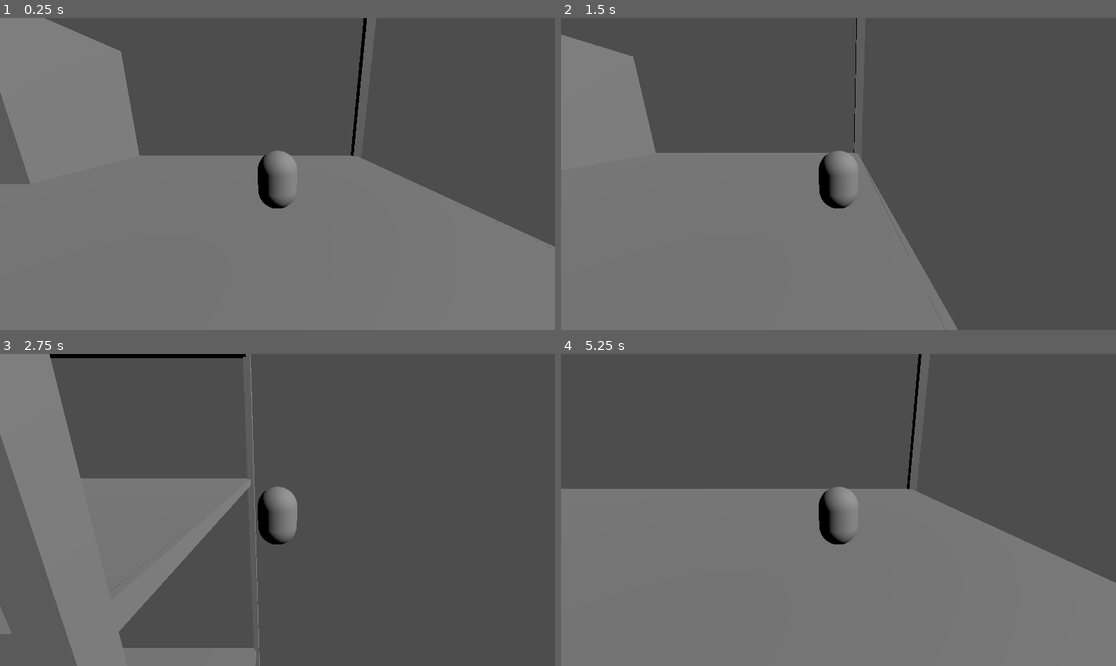
Above: before the commit, frames 1-4 (two rows, left to right).
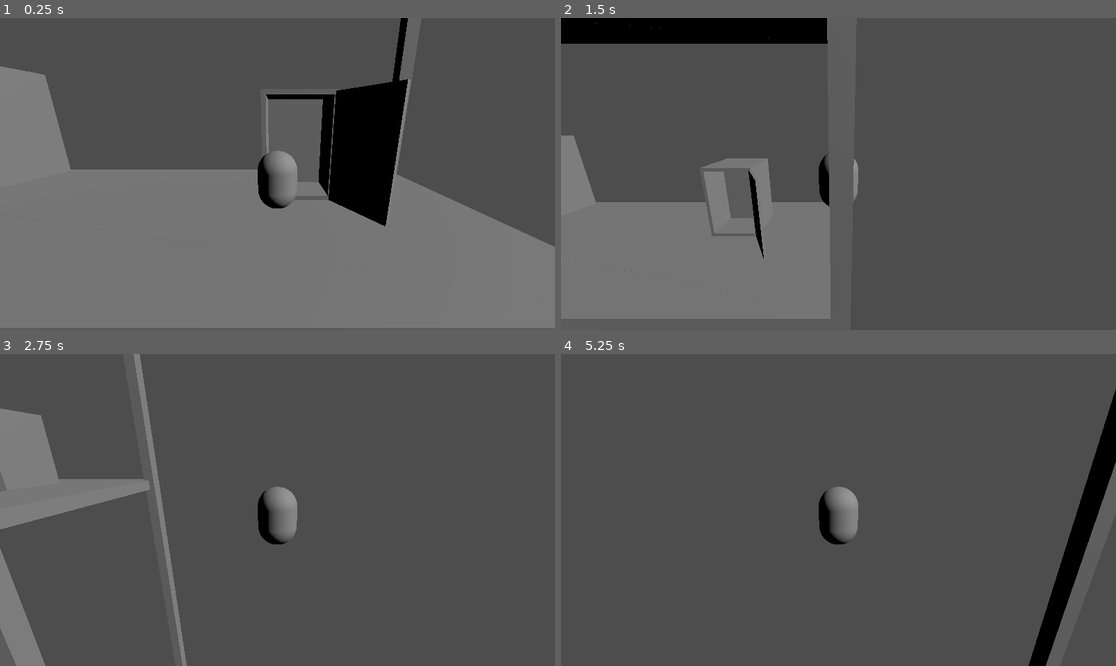
Above: after the commit, the same moments.

Repository: torinjmaguire/freeHugs
Game: Godot game, scene res://Scenes/Main.tscn
The game is run twice, just before and just after one commit, with the same random seed, the same clock (stepped at 60 frames per second) and the same inputs.
Inputs:
- Up to frame 1 (0.25 s): no input
- Up to frame 2 (1.5 s): tap Enter (ui_accept) at 0.5, 0.6, 0.77, 1.07, 1.35 s; hold D (move_right) 0.53-1.28 s; hold S (move_backwards) from 1.28 s (still down)
- Up to frame 3 (2.75 s): tap Enter (ui_accept) at 1.52, 1.82, 2.1 s; release S (move_backwards) at 2.03 s; hold D (move_right) from 2.03 s (still down)
- Up to frame 4 (5.25 s): release D (move_right) at 2.78 s; hold W (move_forward) 2.78-3.53 s; tap Enter (ui_accept) at 2.85, 3.02, 3.32, 3.6, 3.77, 4.07, 4.35, 4.52, 4.82, 5.1 s; hold A (move_left) 3.53-5.03 s; hold S (move_backwards) from 5.03 s (still down)

The runs differ from the first frame. In frame 1, 16% of the frame differs, in the area x 0-100%, y 0-100%; in frame 2, 24%; in frame 3, 19%; in frame 4, 52%.

Commit message:
0.3
Add top layer objects
Thin shelf

Diff:
--- a/Scenes/box.tscn
+++ /dev/null
@@ -1,13 +0,0 @@
-[gd_scene load_steps=3 format=3 uid="uid://b682qra4u6fph"]
-
-[sub_resource type="BoxShape3D" id="BoxShape3D_xm02q"]
-
-[sub_resource type="BoxMesh" id="BoxMesh_svypq"]
-
-[node name="Box" type="StaticBody3D"]
-
-[node name="CollisionShape3D" type="CollisionShape3D" parent="."]
-shape = SubResource("BoxShape3D_xm02q")
-
-[node name="MeshInstance3D" type="MeshInstance3D" parent="."]
-mesh = SubResource("BoxMesh_svypq")
--- a/Scenes/rectangle.tscn
+++ /dev/null
@@ -1,17 +0,0 @@
-[gd_scene load_steps=3 format=3 uid="uid://b0hfc4fuwslcl"]
-
-[sub_resource type="BoxShape3D" id="BoxShape3D_rmu0o"]
-size = Vector3(1, 2, 1)
-
-[sub_resource type="BoxMesh" id="BoxMesh_pkodn"]
-size = Vector3(1, 2, 1)
-
-[node name="Rectangle" type="StaticBody3D"]
-transform = Transform3D(6, 0, 0, 0, 6, 0, 0, 0, 6, 0, 0, 0)
-
-[node name="CollisionShape3D" type="CollisionShape3D" parent="."]
-shape = SubResource("BoxShape3D_rmu0o")
-
-[node name="MeshInstance3D" type="MeshInstance3D" parent="."]
-mesh = SubResource("BoxMesh_pkodn")
-skeleton = NodePath("../CollisionShape3D")
--- a/Scenes/tall_rectangle.tscn
+++ /dev/null
@@ -1,15 +0,0 @@
-[gd_scene load_steps=3 format=3 uid="uid://bny708kter66w"]
-
-[sub_resource type="BoxMesh" id="BoxMesh_u7yp6"]
-size = Vector3(1, 3, 1)
-
-[sub_resource type="BoxShape3D" id="BoxShape3D_xgqhy"]
-size = Vector3(1, 3, 1)
-
-[node name="Tall Rectangle" type="StaticBody3D"]
-
-[node name="MeshInstance3D" type="MeshInstance3D" parent="."]
-mesh = SubResource("BoxMesh_u7yp6")
-
-[node name="CollisionShape3D" type="CollisionShape3D" parent="."]
-shape = SubResource("BoxShape3D_xgqhy")
--- a/Scenes/warehouse_1.tscn
+++ b/Scenes/warehouse_1.tscn
@@ -1,14 +1,30 @@
-[gd_scene load_steps=6 format=3 uid="uid://cm510ym0spcda"]
+[gd_scene load_steps=10 format=3 uid="uid://cm510ym0spcda"]
 
-[ext_resource type="PackedScene" uid="uid://b682qra4u6fph" path="res://Scenes/box.tscn" id="1_b35a0"]
-[ext_resource type="PackedScene" uid="uid://bny708kter66w" path="res://Scenes/tall_rectangle.tscn" id="2_6m36p"]
-[ext_resource type="PackedScene" uid="uid://b0hfc4fuwslcl" path="res://Scenes/rectangle.tscn" id="2_mhqo1"]
+[ext_resource type="Script" path="res://Scripts/SweepPivot.gd" id="4_mgqfg"]
+
+[sub_resource type="CylinderShape3D" id="CylinderShape3D_1p34l"]
+height = 10.0
 
 [sub_resource type="CylinderMesh" id="CylinderMesh_i8r75"]
 height = 10.0
 
-[sub_resource type="CylinderShape3D" id="CylinderShape3D_1p34l"]
-height = 10.0
+[sub_resource type="BoxShape3D" id="BoxShape3D_bwx1c"]
+size = Vector3(8, 8, 8)
+
+[sub_resource type="BoxMesh" id="BoxMesh_m48u4"]
+size = Vector3(8, 8, 8)
+
+[sub_resource type="BoxShape3D" id="BoxShape3D_116in"]
+size = Vector3(2, 2, 2)
+
+[sub_resource type="BoxMesh" id="BoxMesh_s5gh8"]
+size = Vector3(2, 2, 2)
+
+[sub_resource type="BoxMesh" id="BoxMesh_4cbl4"]
+size = Vector3(2, 4, 2)
+
+[sub_resource type="BoxShape3D" id="BoxShape3D_lnsgn"]
+size = Vector3(2, 4, 2)
 
 [node name="Warehouse 1" type="Node3D"]
 transform = Transform3D(1, 0, 0, 0, 1, 0, 0, 0, 1, 0, 0, 15)
@@ -18,82 +34,125 @@
 use_collision = true
 
 [node name="Leg 3" type="CSGBox3D" parent="Shelves"]
-transform = Transform3D(1, 0, 0, 0, 1, 0, 0, 0, 1, 0, 50, 0)
+transform = Transform3D(1, 0, 0, 0, 1, 0, 0, 0, 1, 0, 50, 8)
 size = Vector3(1, 100, 1)
 
 [node name="Leg 4" type="CSGBox3D" parent="Shelves"]
-transform = Transform3D(1, 0, 0, 0, 1, 0, 0, 0, 1, 60, 50, 0)
+transform = Transform3D(1, 0, 0, 0, 1, 0, 0, 0, 1, 60, 50, 8)
 size = Vector3(1, 100, 1)
 
 [node name="Leg 5" type="CSGBox3D" parent="Shelves"]
-transform = Transform3D(1, 0, 0, 0, 1, 0, 0, 0, 1, 60, 50, 30)
+transform = Transform3D(1, 0, 0, 0, 1, 0, 0, 0, 1, 60, 50, 22)
 size = Vector3(1, 100, 1)
 
 [node name="Leg 6" type="CSGBox3D" parent="Shelves"]
-transform = Transform3D(1, 0, 0, 0, 1, 0, 0, 0, 1, 0, 50, 30)
+transform = Transform3D(1, 0, 0, 0, 1, 0, 0, 0, 1, 0, 50, 22)
 size = Vector3(1, 100, 1)
 
 [node name="Leg 2" type="CSGBox3D" parent="Shelves"]
-transform = Transform3D(1, 0, 0, 0, 1, 0, 0, 0, 1, -60, 50, 0)
+transform = Transform3D(1, 0, 0, 0, 1, 0, 0, 0, 1, -60, 50, 8)
 size = Vector3(1, 100, 1)
 
 [node name="Leg 1" type="CSGBox3D" parent="Shelves"]
-transform = Transform3D(1, 0, 0, 0, 1, 0, 0, 0, 1, -60, 50, 30)
+transform = Transform3D(1, 0, 0, 0, 1, 0, 0, 0, 1, -60, 50, 22)
 size = Vector3(1, 100, 1)
 
 [node name="Shelf 1" type="CSGBox3D" parent="Shelves"]
 transform = Transform3D(1, 0, 0, 0, 1, 0, 0, 0, 1, 30, 30, 15)
-size = Vector3(60, 1, 30)
+size = Vector3(60, 1, 15)
 
 [node name="Shelf 3" type="CSGBox3D" parent="Shelves"]
 transform = Transform3D(1, 0, 0, 0, 1, 0, 0, 0, 1, 30, 60, 15)
-size = Vector3(60, 1, 30)
+size = Vector3(60, 1, 15)
 
-[node name="Shelf Top 2" type="CSGBox3D" parent="Shelves"]
-transform = Transform3D(1, 0, 0, 0, 1, 0, 0, 0, 1, 30, 98, 15)
-size = Vector3(60, 1, 30)
-
-[node name="Shelf Top 1" type="CSGBox3D" parent="Shelves"]
-transform = Transform3D(1, 0, 0, 0, 1, 0, 0, 0, 1, -30, 98, 15)
-size = Vector3(60, 1, 30)
+[node name="Shelf Top" type="CSGBox3D" parent="Shelves"]
+transform = Transform3D(1, 0, 0, 0, 1, 0, 0, 0, 1, -5.96007e-07, 98, 15)
+size = Vector3(120, 1, 15)
 
 [node name="Shelf 2" type="CSGBox3D" parent="Shelves"]
 transform = Transform3D(1, 0, 0, 0, 1, 0, 0, 0, 1, -30, 45, 15)
-size = Vector3(60, 1, 30)
+size = Vector3(60, 1, 15)
 
 [node name="Shelf 4" type="CSGBox3D" parent="Shelves"]
 transform = Transform3D(1, 0, 0, 0, 1, 0, 0, 0, 1, -30, 80, 15)
-size = Vector3(60, 1, 30)
+size = Vector3(60, 1, 15)
 
 [node name="DirectionalLight3D" type="DirectionalLight3D" parent="."]
 transform = Transform3D(0.707107, -3.09086e-08, 0.707107, -0.612372, 0.5, 0.612372, -0.353553, -0.866025, 0.353553, 37, 133, 29)
 
-[node name="Box" parent="." instance=ExtResource("1_b35a0")]
-transform = Transform3D(12, 0, 0, 0, 12, 0, 0, 0, 12, 26, 86.5, -24)
+[node name="SweepPivot" type="Marker3D" parent="."]
+transform = Transform3D(1, 0, 0, 0, 1, 0, 0, 0, 1, -31, 98, -15)
+script = ExtResource("4_mgqfg")
 
-[node name="Box2" parent="." instance=ExtResource("1_b35a0")]
-transform = Transform3D(3, 0, 0, 0, 3, 0, 0, 0, 3, 12, 82, -7)
+[node name="Sweeper" type="CharacterBody3D" parent="SweepPivot"]
+transform = Transform3D(-1.74846e-07, 4, 0, -4, -1.74846e-07, 0, 0, 0, 4, 0, -66, 0)
+metadata/_edit_group_ = true
 
-[node name="Box3" parent="." instance=ExtResource("1_b35a0")]
-transform = Transform3D(3, 0, 0, 0, 3, 0, 0, 0, 3, 12, 82, -19)
+[node name="CollisionShape3D" type="CollisionShape3D" parent="SweepPivot/Sweeper"]
+shape = SubResource("CylinderShape3D_1p34l")
 
-[node name="Box4" parent="." instance=ExtResource("1_b35a0")]
-transform = Transform3D(3, 0, 0, 0, 3, 0, 0, 0, 3, 12, 82, -13)
-
-[node name="Tall Rectangle" parent="." instance=ExtResource("2_6m36p")]
-transform = Transform3D(6, 0, 0, 0, 6, 0, 0, 0, 6, -4, 69.5, -26)
-
-[node name="Rectangle" parent="." instance=ExtResource("2_mhqo1")]
-transform = Transform3D(6, 0, 0, 0, 6, 0, 0, 0, 6, -11, 66.5, -24)
-
-[node name="Box5" parent="." instance=ExtResource("1_b35a0")]
-transform = Transform3D(6, 0, 0, 0, 6, 0, 0, 0, 6, -17, 63.5, -22)
-
-[node name="Sweeper" type="RigidBody3D" parent="."]
-transform = Transform3D(-4.37114e-08, 1, 0, -1, -4.37114e-08, 0, 0, 0, 1, -30, 31, -1)
-
-[node name="MeshInstance3D" type="MeshInstance3D" parent="Sweeper"]
+[node name="MeshInstance3D" type="MeshInstance3D" parent="SweepPivot/Sweeper"]
 mesh = SubResource("CylinderMesh_i8r75")
 
-[node name="CollisionShape3D" type="CollisionShape3D" parent="Sweeper"]
-shape = SubResource("CylinderShape3D_1p34l")
+[node name="Static Box" type="StaticBody3D" parent="."]
+transform = Transform3D(1, 0, 0, 0, 1, 0, 0, 0, 1, 27, 84.5, -18)
+
+[node name="CollisionShape3D" type="CollisionShape3D" parent="Static Box"]
+shape = SubResource("BoxShape3D_bwx1c")
+
+[node name="MeshInstance3D" type="MeshInstance3D" parent="Static Box"]
+mesh = SubResource("BoxMesh_m48u4")
+
+[node name="Push Box" type="CharacterBody3D" parent="."]
+transform = Transform3D(1, 0, 0, 0, 1, 0, 0, 0, 1, 8, 81.5, -15)
+
+[node name="CollisionShape3D" type="CollisionShape3D" parent="Push Box"]
+shape = SubResource("BoxShape3D_116in")
+
+[node name="MeshInstance3D" type="MeshInstance3D" parent="Push Box"]
+mesh = SubResource("BoxMesh_s5gh8")
+
+[node name="Push Box2" type="CharacterBody3D" parent="."]
+transform = Transform3D(1, 0, 0, 0, 1, 0, 0, 0, 1, 8, 81.5, -19)
+
+[node name="CollisionShape3D" type="CollisionShape3D" parent="Push Box2"]
+shape = SubResource("BoxShape3D_116in")
+
+[node name="MeshInstance3D" type="MeshInstance3D" parent="Push Box2"]
+mesh = SubResource("BoxMesh_s5gh8")
+
+[node name="Push Box3" type="CharacterBody3D" parent="."]
+transform = Transform3D(1, 0, 0, 0, 1, 0, 0, 0, 1, 8, 81.5, -11)
+
+[node name="CollisionShape3D" type="CollisionShape3D" parent="Push Box3"]
+shape = SubResource("BoxShape3D_116in")
+
+[node name="MeshInstance3D" type="MeshInstance3D" parent="Push Box3"]
+mesh = SubResource("BoxMesh_s5gh8")
+
+[node name="Starting Box" type="CSGCombiner3D" parent="."]
+transform = Transform3D(1, 0, 0, 0, 1, 0, 0, 0, 1, 51, 81, -15)
+use_collision = true
+
+[node name="CSGBox3D" type="CSGBox3D" parent="Starting Box"]
+transform = Transform3D(1, 0, 0, 0, 1, 0, 0, 0, 1, 0, 2.5, -2)
+size = Vector3(4, 6, 4)
+
+[node name="CSGBox3D2" type="CSGBox3D" parent="Starting Box"]
+transform = Transform3D(1, 0, 0, 0, 1, 0, 0, 0, 1, 0, 2.49435, -1.33929)
+operation = 2
+size = Vector3(3.5, 5.5, 2.82141)
+
+[node name="CSGBox3D3" type="CSGBox3D" parent="Starting Box"]
+transform = Transform3D(0.866025, 0, 0.5, 0, 1, 0, -0.5, 0, 0.866025, 2.76771, 2.40046, 1.47716)
+size = Vector3(0.2, 6, 3.5)
+
+[node name="Small Rectangle" type="CharacterBody3D" parent="."]
+
+[node name="MeshInstance3D" type="MeshInstance3D" parent="Small Rectangle"]
+transform = Transform3D(1, 0, 0, 0, 1, 0, 0, 0, 1, 35, 82.5, -11)
+mesh = SubResource("BoxMesh_4cbl4")
+
+[node name="CollisionShape3D" type="CollisionShape3D" parent="Small Rectangle"]
+transform = Transform3D(1, 0, 0, 0, 1, 0, 0, 0, 1, 35, 82.5, -11)
+shape = SubResource("BoxShape3D_lnsgn")
--- a/Scripts/Player.gd
+++ b/Scripts/Player.gd
@@ -1,8 +1,8 @@
 extends CharacterBody3D
 
 
-const SPEED = 10.0
-const JUMP_VELOCITY = 4.5
+const SPEED = 20.0
+const JUMP_VELOCITY = 10
 
 # Get the gravity from the project settings to be synced with RigidBody nodes.
 var gravity = ProjectSettings.get_setting("physics/3d/default_gravity")
@@ -14,8 +14,8 @@
 		velocity.y -= gravity * delta
 
 	# Handle jump.
-	#if Input.is_action_just_pressed("ui_accept") and is_on_floor():
-		#velocity.y = JUMP_VELOCITY
+	if Input.is_action_just_pressed("ui_accept") and is_on_floor():
+		velocity.y = JUMP_VELOCITY
 
 	# Get the input direction and handle the movement/deceleration.
 	# As good practice, you should replace UI actions with custom gameplay actions.
--- /dev/null
+++ b/Scripts/SweepPivot.gd
@@ -0,0 +1,22 @@
+extends Node3D
+
+var t = 0
+
+# Called when the node enters the scene tree for the first time.
+func _ready():
+	pass # Replace with function body.
+
+# Called every frame. 'delta' is the elapsed time since the previous frame.
+func _process(delta):
+	pass
+
+func _physics_process(delta):
+	rotate_x(pendCalc(1, 2, t))
+	t += 1 * delta
+
+func pendCalc(a, T, t):
+	## Calculates
+	var A = deg_to_rad(a)
+	var w = (2*PI)/T
+
+	return A * cos(w*t)
Not shown, added: Scenes/war2F60.tmp
Not shown, added: Scenes/war420A.tmp
Not shown, added: Scenes/warB178.tmp
Not shown, added: Scenes/warC53F.tmp
